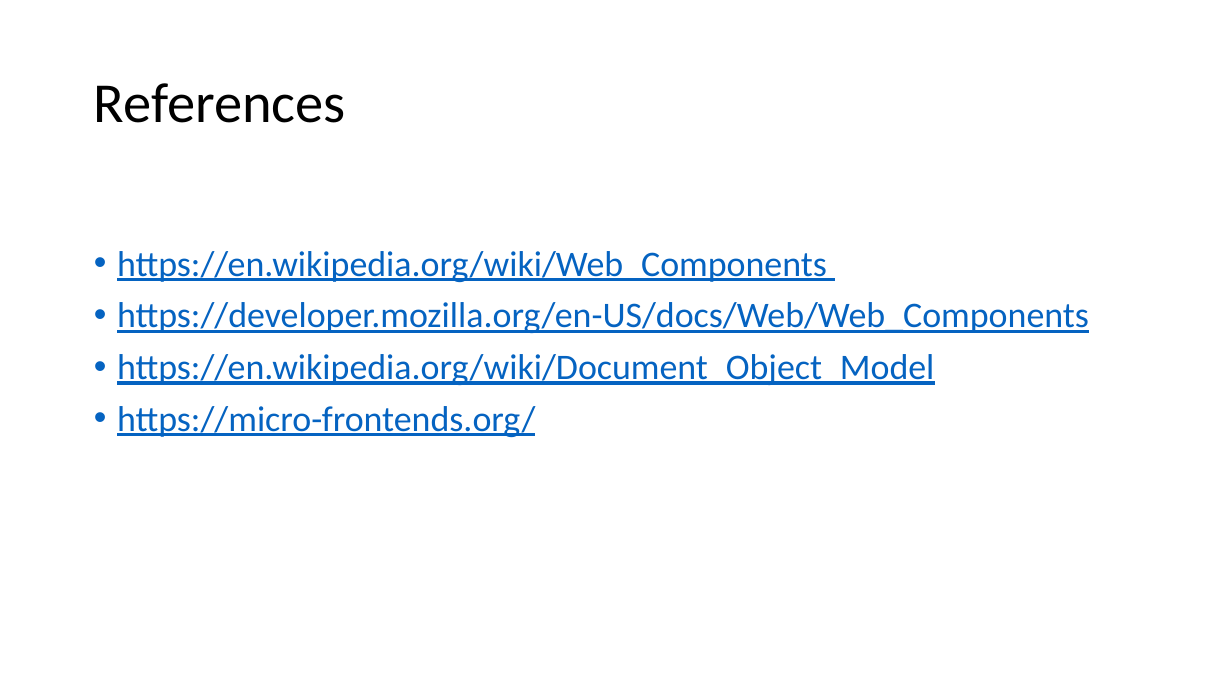
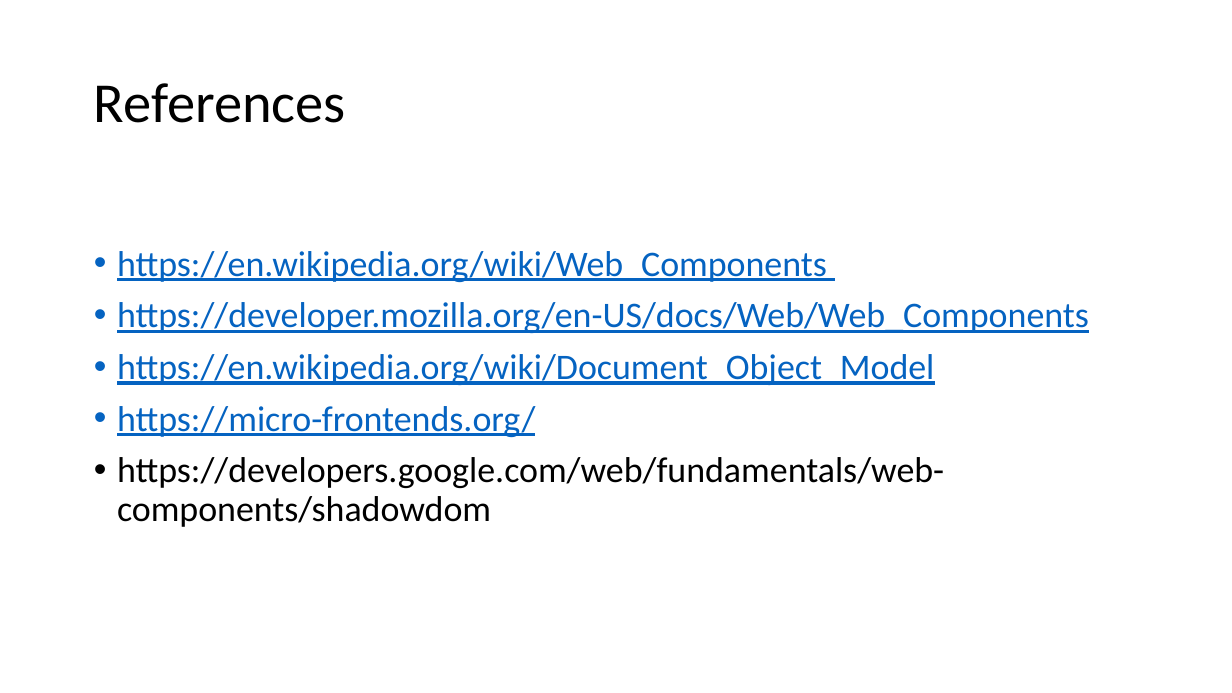
Before and after one commit to hansalmgren/KIL_2019, a slide deck: slide 14 of WebComp_MFE.pptx (slide 9 before the commit). Drawn at 1232x693 pixels with LibreOffice and Linux fonts; fonts in the diff are those of the drawing. Boxes give left, top, right and bottom in pixels: in the first picture for what was removed or moved away, otherwise in the second. Text is boxed around its words. In the diff, an @@ line names an element or a change of style, - is before the commit and + after.

```diff
--- a/WebComp_MFE.pptx
+++ b/WebComp_MFE.pptx
@@ text at [117,457,944,527]: paragraph added @@
+• https://developers.google.com/web/fundamentals/web-components/shadowdom
```
Also in this commit, not shown: 4 other slides changed, 6 slides added, 1 other file.
